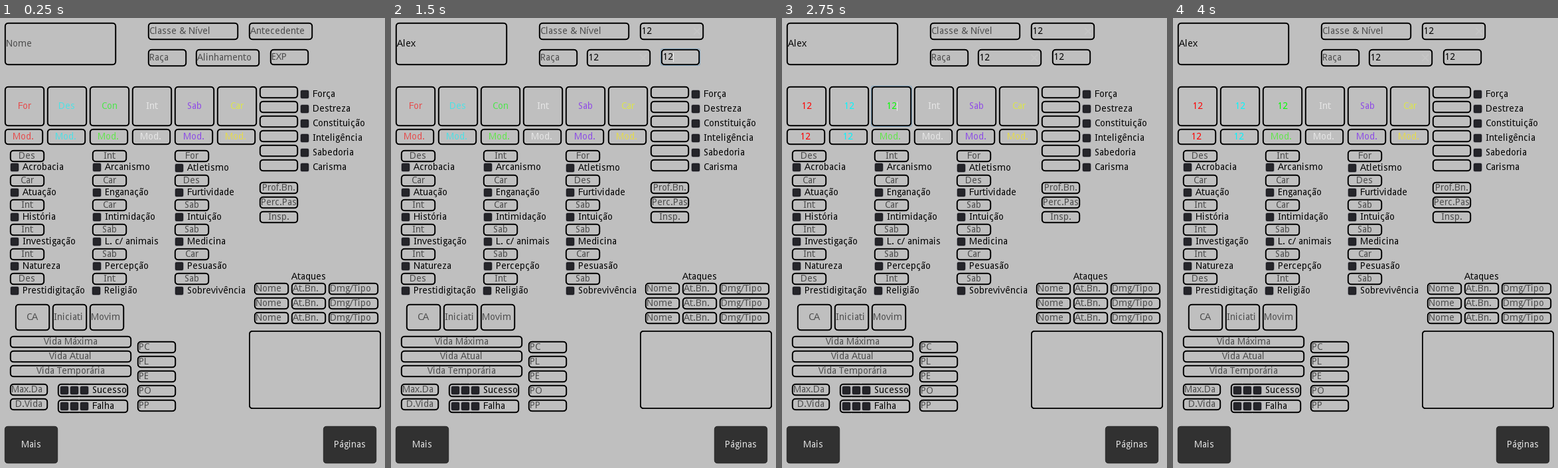
Above: before the commit, frames 1-4 (left to right).
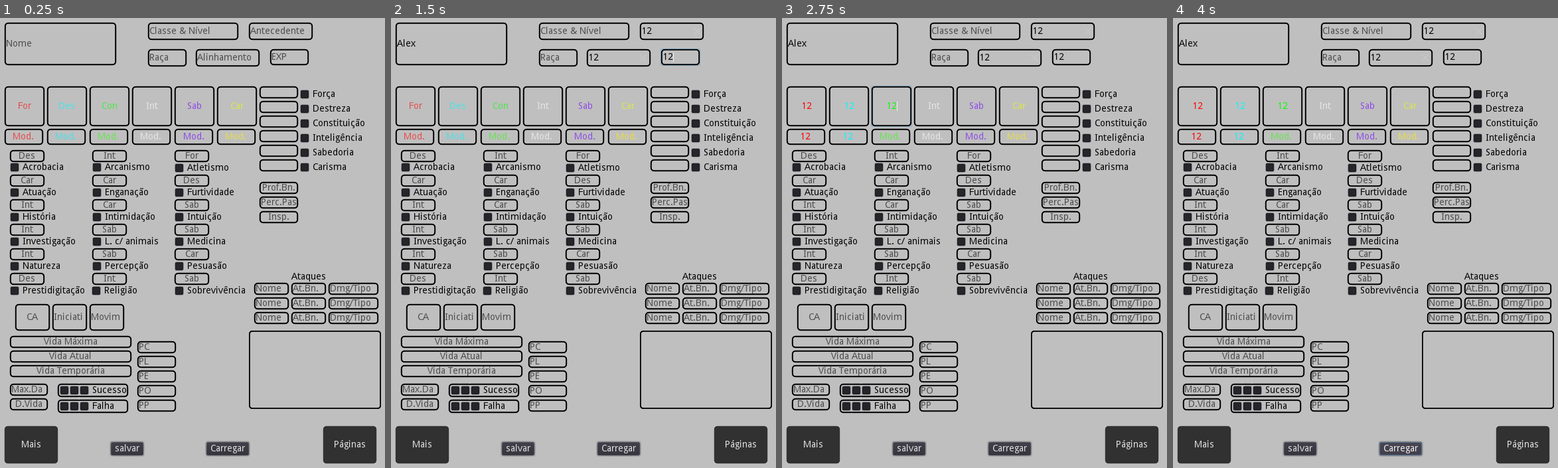
Above: after the commit, the same moments.

Repository: Kokaminho/DaD-5e-CharacterSheet
Game: Godot game, scene res://Scenes/CharacterSheet.tscn
The game is run twice, just before and just after one commit, with the same random seed, the same clock (stepped at 60 frames per second) and the same inputs.
Inputs (mouse positions are in pixels of both pictures, inside the frame that each line leads up to):
- Up to frame 1 (0.25 s): no input
- Up to frame 2 (1.5 s): click (452, 45) at 0.52 s; type "Alex" at 0.6 s; click (618, 58) at 0.75 s; type "12" at 0.83 s; click (672, 31) at 0.98 s; type "12" at 1.07 s; click (679, 58) at 1.27 s; type "12" at 1.35 s
- Up to frame 3 (2.75 s): click (805, 108) at 1.5 s; type "12" at 1.58 s; click (805, 135) at 1.73 s; type "12" at 1.82 s; click (847, 108) at 2.02 s; type "12" at 2.1 s; click (847, 135) at 2.25 s; type "12" at 2.33 s; click (889, 108) at 2.48 s; type "12" at 2.57 s
- Up to frame 4 (4 s): click (1300, 450) at 2.75 s, where only the run after the commit has a clickable "salvar"; click (1400, 450) at 3.5 s, where only the run after the commit has a clickable "Carregar"

The runs differ from the first frame. In frame 1, 0.7% of the frame differs, in the area x 28-65%, y 93-98%; in frame 2, 0.7%; in frame 3, 0.7%; in frame 4, 0.7%.

Commit message:
Mais bunito

Diff:
--- a/Scenes/CharacterSheet.tscn
+++ b/Scenes/CharacterSheet.tscn
@@ -1101,7 +1101,7 @@
 "_edit_use_anchors_": true
 }
 
-[node name="Classe&Nível" type="LineEdit" parent="."]
+[node name="ClasseNivel" type="LineEdit" parent="."]
 anchor_left = 0.387
 anchor_top = 0.033
 anchor_right = 0.613
@@ -1119,7 +1119,7 @@
 "_edit_use_anchors_": true
 }
 
-[node name="Raça" type="LineEdit" parent="."]
+[node name="Raca" type="LineEdit" parent="."]
 anchor_left = 0.387
 anchor_top = 0.089
 anchor_right = 0.483
@@ -2026,7 +2026,7 @@
 }
 
 [node name="VidaMáxima" type="LineEdit" parent="Vida"]
-margin_right = 184.0
+margin_right = 183.0
 margin_bottom = 18.0
 custom_colors/font_color = Color( 0, 0, 0, 1 )
 custom_styles/normal = SubResource( 50 )
@@ -2036,7 +2036,7 @@
 
 [node name="VidaAtual" type="LineEdit" parent="Vida"]
 margin_top = 22.0
-margin_right = 184.0
+margin_right = 183.0
 margin_bottom = 40.0
 custom_colors/font_color = Color( 0, 0, 0, 1 )
 custom_styles/normal = SubResource( 51 )
@@ -2046,7 +2046,7 @@
 
 [node name="VidaTemp" type="LineEdit" parent="Vida"]
 margin_top = 44.0
-margin_right = 184.0
+margin_right = 183.0
 margin_bottom = 62.0
 custom_colors/font_color = Color( 0, 0, 0, 1 )
 custom_styles/normal = SubResource( 52 )
@@ -2067,7 +2067,7 @@
 }
 
 [node name="MaxDado" type="LineEdit" parent="DadosVida"]
-margin_right = 58.0
+margin_right = 57.0
 margin_bottom = 18.0
 custom_colors/font_color = Color( 0, 0, 0, 1 )
 custom_styles/normal = SubResource( 53 )
@@ -2077,7 +2077,7 @@
 
 [node name="DadoVida" type="LineEdit" parent="DadosVida"]
 margin_top = 22.0
-margin_right = 58.0
+margin_right = 57.0
 margin_bottom = 40.0
 custom_colors/font_color = Color( 0, 0, 0, 1 )
 custom_styles/normal = SubResource( 54 )
@@ -2240,7 +2240,7 @@
 }
 
 [node name="LineEdit" type="LineEdit" parent="PPI"]
-margin_right = 57.0
+margin_right = 58.0
 margin_bottom = 18.0
 custom_colors/font_color = Color( 0, 0, 0, 1 )
 custom_styles/normal = SubResource( 74 )
@@ -2249,7 +2249,7 @@
 
 [node name="LineEdit4" type="LineEdit" parent="PPI"]
 margin_top = 22.0
-margin_right = 57.0
+margin_right = 58.0
 margin_bottom = 40.0
 custom_colors/font_color = Color( 0, 0, 0, 1 )
 custom_styles/normal = SubResource( 74 )
@@ -2258,7 +2258,7 @@
 
 [node name="LineEdit5" type="LineEdit" parent="PPI"]
 margin_top = 44.0
-margin_right = 57.0
+margin_right = 58.0
 margin_bottom = 62.0
 custom_colors/font_color = Color( 0, 0, 0, 1 )
 custom_styles/normal = SubResource( 74 )
@@ -2534,6 +2534,30 @@
 custom_styles/normal = SubResource( 104 )
 text = "X"
 
+[node name="Button" type="Button" parent="."]
+anchor_left = 0.293333
+anchor_top = 0.911111
+anchor_right = 0.355
+anchor_bottom = 0.911111
+margin_right = 12.0
+margin_bottom = 20.0
+text = "salvar"
+__meta__ = {
+"_edit_use_anchors_": true
+}
+
+[node name="Button2" type="Button" parent="."]
+anchor_left = 0.533333
+anchor_top = 0.911111
+anchor_right = 0.595
+anchor_bottom = 0.911111
+margin_right = 12.0
+margin_bottom = 20.0
+text = "Carregar"
+__meta__ = {
+"_edit_use_anchors_": true
+}
+
 [connection signal="pressed" from="Mais" to="." method="_on_Mais_pressed"]
 [connection signal="index_pressed" from="Mais/MaisPop" to="." method="_on_MaisPop_index_pressed"]
 [connection signal="pressed" from="Paginas" to="." method="_on_Pginas_pressed"]
@@ -2541,3 +2565,5 @@
 [connection signal="pressed" from="Inventário/FecharInv" to="." method="_on_Fechar_pressed"]
 [connection signal="pressed" from="Talentos/FecharTal" to="." method="_on_FecharTal_pressed"]
 [connection signal="pressed" from="ProfIdi/FecharProf" to="." method="_on_FecharProf_pressed"]
+[connection signal="pressed" from="Button" to="." method="_on_Button_pressed"]
+[connection signal="pressed" from="Button2" to="." method="_on_Button2_pressed"]
--- /dev/null
+++ b/Scenes/MainScreen.tscn
@@ -0,0 +1,69 @@
+[gd_scene load_steps=4 format=2]
+
+[sub_resource type="StyleBoxFlat" id=2]
+bg_color = Color( 0, 0, 0, 1 )
+border_width_left = 2
+border_width_top = 2
+border_width_right = 2
+border_width_bottom = 2
+border_color = Color( 1, 1, 1, 1 )
+corner_radius_top_left = 5
+corner_radius_top_right = 5
+corner_radius_bottom_right = 5
+corner_radius_bottom_left = 5
+
+[sub_resource type="StyleBoxFlat" id=3]
+bg_color = Color( 0.74902, 0.74902, 0.74902, 1 )
+border_width_left = 2
+border_width_top = 2
+border_width_right = 2
+border_width_bottom = 2
+border_color = Color( 0, 0, 0, 1 )
+corner_radius_top_left = 5
+corner_radius_top_right = 5
+corner_radius_bottom_right = 5
+corner_radius_bottom_left = 5
+
+[sub_resource type="StyleBoxFlat" id=1]
+bg_color = Color( 0.74902, 0.74902, 0.74902, 1 )
+border_width_left = 2
+border_width_top = 2
+border_width_right = 2
+border_width_bottom = 2
+border_color = Color( 0, 0, 0, 1 )
+corner_radius_top_left = 5
+corner_radius_top_right = 5
+corner_radius_bottom_right = 5
+corner_radius_bottom_left = 5
+
+[node name="Control" type="Control"]
+anchor_right = 1.0
+anchor_bottom = 1.0
+
+[node name="ColorRect" type="ColorRect" parent="."]
+anchor_right = 1.0
+anchor_bottom = 1.0
+color = Color( 0.74902, 0.74902, 0.74902, 1 )
+__meta__ = {
+"_edit_use_anchors_": true
+}
+
+[node name="Button" type="Button" parent="."]
+anchor_left = 0.053
+anchor_top = 0.056
+anchor_right = 0.2
+anchor_bottom = 0.244
+margin_left = 0.199999
+margin_top = -0.32
+margin_bottom = 0.319992
+focus_mode = 0
+custom_colors/font_color = Color( 0, 0, 0, 1 )
+custom_colors/font_color_pressed = Color( 1, 1, 1, 1 )
+custom_styles/hover = SubResource( 2 )
+custom_styles/pressed = SubResource( 3 )
+custom_styles/normal = SubResource( 1 )
+enabled_focus_mode = 0
+text = "+"
+__meta__ = {
+"_edit_use_anchors_": true
+}
--- a/Scripts/CharacterSheet.gd
+++ b/Scripts/CharacterSheet.gd
@@ -43,3 +43,37 @@
 
 func _on_FecharProf_pressed():
 	$ProfIdi.hide()
+
+
+func save():
+	var save_sheet = {
+		"Nome" : $Nome.text ,
+		"ClasseNivel" : $ClasseNivel.text ,
+		"Raca" : $Raca.text ,
+		"Alinhamento" : $Alinhamento.text ,
+		"Antecedente" : $Antecedente.text,
+		"EXP" : $EXP.text
+	}
+	return save_sheet
+
+func SaveSheet():
+	var save_sheet = File.new()
+	save_sheet.open("user://savesheet.dat", File.WRITE)
+	save_sheet.store_var(save())
+	save_sheet.close()
+
+func LoadSheet():
+	var save_sheet = File.new()
+	save_sheet.open("user://savesheet.dat", File.READ)
+	var saveFile = save_sheet.get_as_text()
+	save_sheet.close()
+	return saveFile
+
+
+
+func _on_Button_pressed():
+	SaveSheet()
+
+
+func _on_Button2_pressed():
+	LoadSheet()
--- a/project.godot
+++ b/project.godot
@@ -12,6 +12,8 @@
 
 config/name="CharacterSheet"
 run/main_scene="res://Scenes/CharacterSheet.tscn"
+config/use_custom_user_dir=true
+config/custom_user_dir_name="CharSheet"
 config/icon="res://icon.png"
 
 [display]
Not shown, changed: export_presets.cfg
Not shown, added: Files/CS_v3.1.zip
